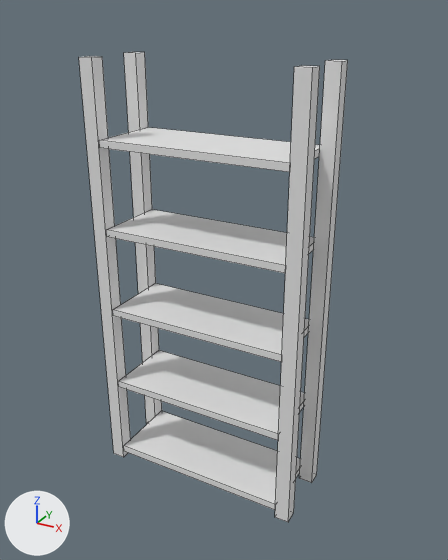
An edit to the FBX model Assets/Meshes/PROPS/SM_Shelf_02.fbx, drawn before and after from the same camera.
Before and after are seen from a 50 mm lens placed at (1.63, -2.18, 1.97), pointed at (0.52, -0.17, 0.96). The axes (+X, +Y, +Z) are drawn at lower left. The lights are the same throughout. Mesh edges are drawn as thin lines. Where no turn or scale is listed for an object, it has been applied to the vertices.

Objects in the first picture: 'SM_Shelf_02'.
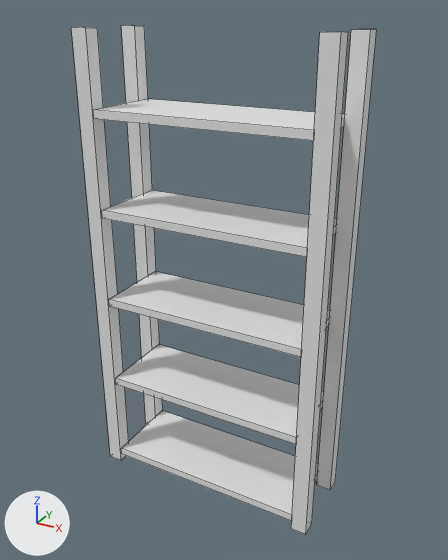
What the commit changed:
me_mesh has 72 vertices, 54 faces and spans x 0.0..0.91, y -0.33..0.0, z 0.0..1.8.
me_mesh is used by ob_sm_shelf_02; location (0.0, 0.0, 0.0).
Before the commit, vertices of me_mesh: 68 (0.06, -0.06, 1.8) at pixel (135, 53), 69 (0.06, 0.0, 1.8) at pixel (144, 52), 70 (0.0, -0.06, 1.8) at pixel (123, 52), 71 (0.0, 0.0, 1.8) at pixel (132, 51).
me_mesh part 1: the loose piece of 8 vertices spanning x 0.85..0.91, y -0.33..-0.27, z 0.0..1.8 is scaled about its middle by (1.08, 1.08, 1.06), then moved by (0.09, -0.02, 0.05).
me_mesh part 2: the loose piece of 8 vertices spanning x 0.85..0.91, y -0.06..0.0, z 0.0..1.8 is scaled about its middle by (1.08, 1.08, 1.06), then moved by (0.09, 0.0, 0.05).
me_mesh part 3: the loose piece of 8 vertices spanning x 0.06..0.85, y -0.32..0.0, z 1.47..1.5 is scaled about the mesh origin by (1.1, 1.08, 1.08).
me_mesh part 4: the loose piece of 8 vertices spanning x 0.06..0.85, y -0.32..0.0, z 1.11..1.14 is scaled about the mesh origin by (1.1, 1.08, 1.08).
me_mesh part 5: the loose piece of 8 vertices spanning x 0.06..0.85, y -0.32..0.0, z 0.75..0.78 is scaled about the mesh origin by (1.1, 1.08, 1.08).
me_mesh part 6: the loose piece of 8 vertices spanning x 0.06..0.85, y -0.32..0.0, z 0.39..0.42 is scaled about the mesh origin by (1.1, 1.08, 1.08).
me_mesh part 7: the loose piece of 8 vertices spanning x 0.06..0.85, y -0.32..0.0, z 0.03..0.06 is scaled about the mesh origin by (1.1, 1.08, 1.08).
me_mesh part 8: the loose piece of 8 vertices spanning x 0.0..0.06, y -0.33..-0.27, z 0.0..1.8 is scaled about the mesh origin by (1.08, 1.08, 1.06).
Part 9, on me_mesh:
Vertices 68 to 71 of me_mesh move by (0.0, 0.0, 0.1).

Boxes [x1, y1, x2, y2] around the edits, measured in the pictures (448 x 560 px; the box of a moved part takes in the faces that stretch with it):
'SM_Shelf_02', reshaped (14% wider, 8% taller): before [79, 52, 348, 522]; after [71, 25, 377, 534]
part 1 of me_mesh, moved or reshaped: before [275, 65, 320, 522]; after [291, 32, 348, 534]
part 2 of me_mesh, moved or reshaped: before [299, 60, 348, 483]; after [317, 29, 377, 490]
part 3 of me_mesh, moved or reshaped: before [99, 127, 320, 172]; after [93, 99, 345, 141]
part 4 of me_mesh, moved or reshaped: before [106, 209, 314, 273]; after [102, 190, 337, 257]
part 5 of me_mesh, moved or reshaped: before [113, 283, 309, 362]; after [109, 271, 330, 357]
part 6 of me_mesh, moved or reshaped: before [118, 350, 305, 440]; after [115, 345, 324, 444]
part 7 of me_mesh, moved or reshaped: before [124, 411, 301, 510]; after [121, 411, 318, 521]
part 8 of me_mesh, moved or reshaped: before [79, 56, 131, 457]; after [71, 27, 129, 461]
part 9 of me_mesh, moved or reshaped: before [124, 52, 162, 424]; after [121, 25, 163, 424]
